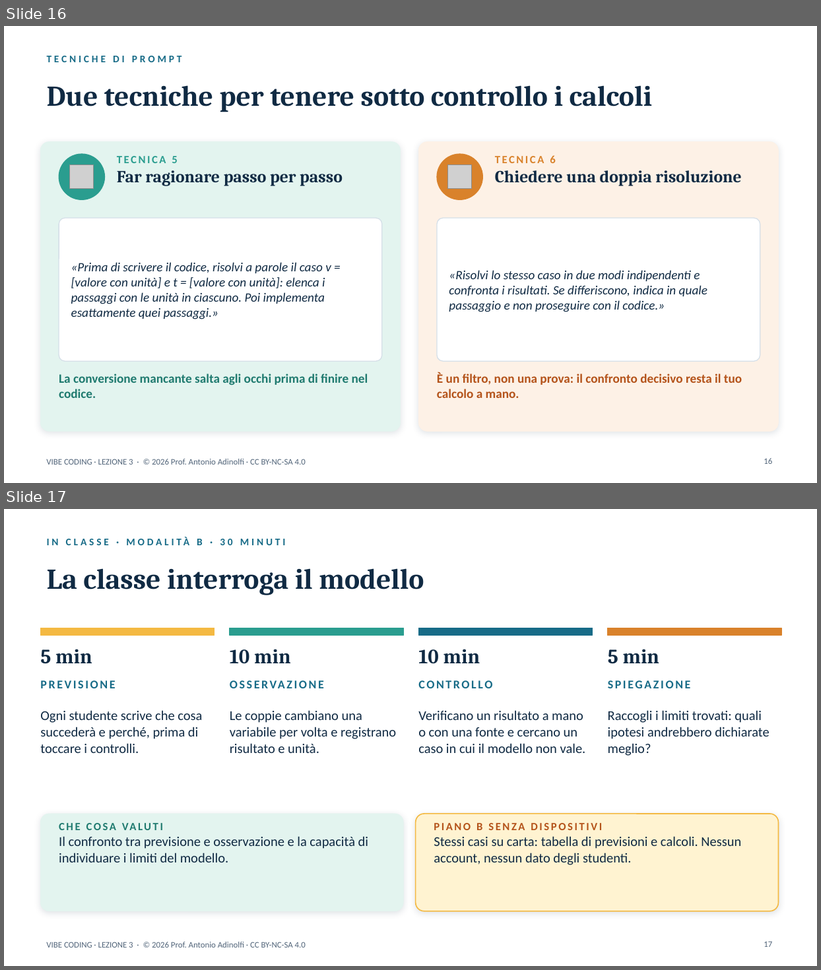
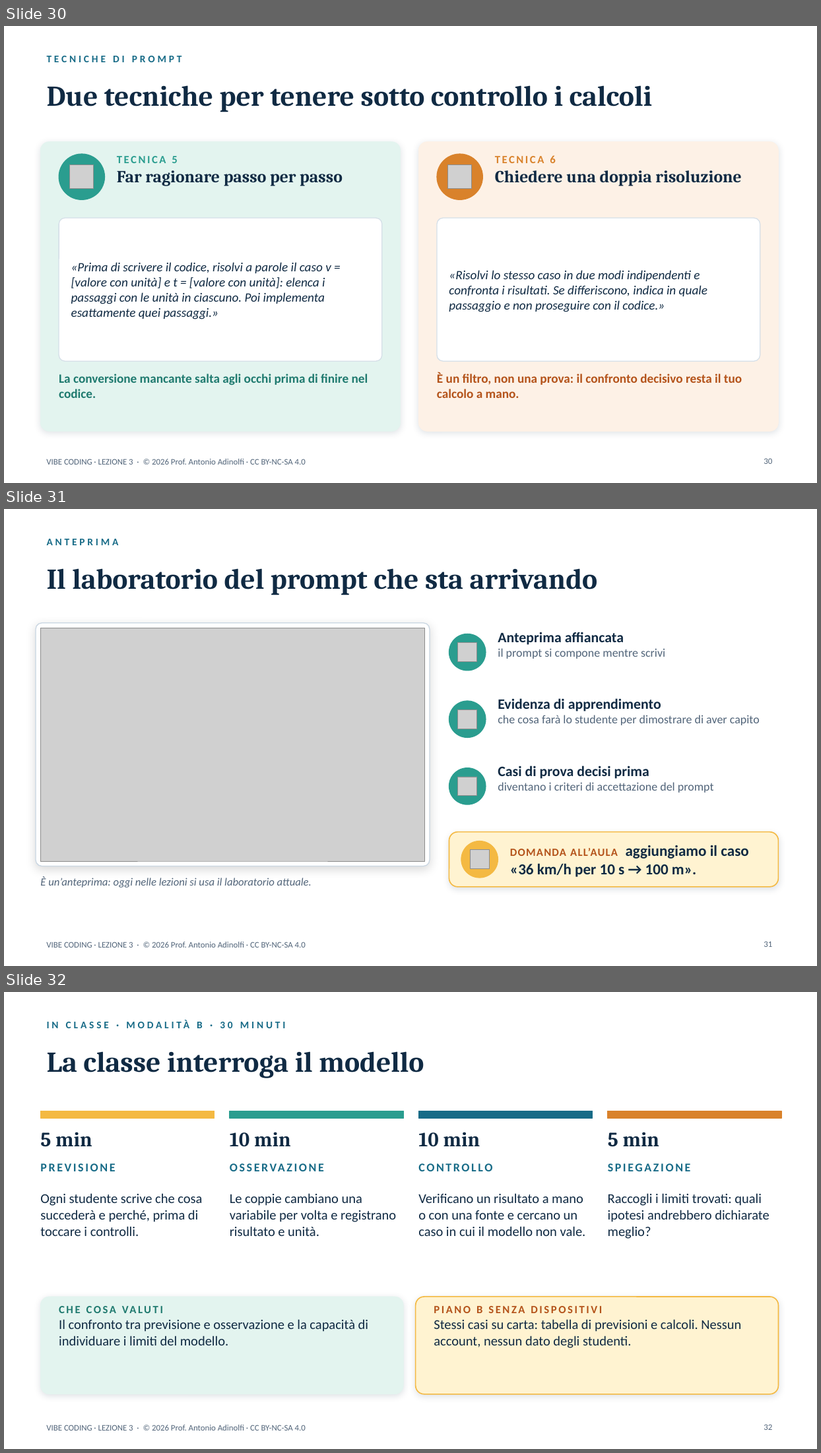
Before and after one commit to antonioadinolfi/scuola, a slide deck: corso-vibe-coding/materiali/Lezione_3_Vibe_Coding_Simulazioni.pptx. Shown one above the other, each under a label of ours: slides 16 and 17 before the commit, slides 30, 31 and 32 after it. The pictures are 821x970 and 821x1453 pixels, drawn with LibreOffice and Linux fonts; fonts in the diff are those of the drawing; grey boxes stand for pictures; background and template pictures are left out. Boxes give left, top, right and bottom in pixels: in the first picture for what was removed or moved away, otherwise in the second. Text is boxed around its words. In the diff, an @@ line names an element or a change of style, - is before the commit and + after.

```diff
--- a/corso-vibe-coding/materiali/Lezione_3_Vibe_Coding_Simulazioni.pptx
+++ b/corso-vibe-coding/materiali/Lezione_3_Vibe_Coding_Simulazioni.pptx
@@ slide 31 added at (x1=4, y1=509, x2=817, y2=966), background picture (left out); not listed: 1 template element that a slide beside it also shows @@
@@ text added at (x1=47, y1=539, x2=119, y2=545), 12 pt, text #176B87, bold @@
+ANTEPRIMA
@@ title added at (x1=47, y1=568, x2=598, y2=595), 34 pt, text #102A43, bold @@
+Il laboratorio del prompt che sta arrivando
@@ rounded rectangle added at (x1=36, y1=623, x2=430, y2=867), fill #FFFFFF, outline #C9D6E2 1 pt @@
@@ picture added at (x1=40, y1=628, x2=425, y2=861) @@
@@ ellipse added at (x1=450, y1=634, x2=486, y2=671), fill #2A9D8F, outline #2A9D8F 1 pt @@
@@ picture added at (x1=458, y1=642, x2=477, y2=661) @@
@@ text added at (x1=498, y1=632, x2=665, y2=659), 14 pt, text #52657A @@
+Anteprima affiancata
+il prompt si compone mentre scrivi
@@ ellipse added at (x1=450, y1=701, x2=486, y2=738), fill #2A9D8F, outline #2A9D8F 1 pt @@
@@ text added at (x1=498, y1=698, x2=760, y2=725), 14 pt, text #52657A @@
+Evidenza di apprendimento
+che cosa farà lo studente per dimostrare di aver capito
@@ picture added at (x1=458, y1=710, x2=477, y2=729) @@
@@ text added at (x1=498, y1=766, x2=714, y2=793), 14 pt, text #52657A @@
+Casi di prova decisi prima
+diventano i criteri di accettazione del prompt
@@ ellipse added at (x1=450, y1=768, x2=486, y2=805), fill #2A9D8F, outline #2A9D8F 1 pt @@
@@ picture added at (x1=458, y1=777, x2=477, y2=795) @@
@@ rounded rectangle added at (x1=450, y1=832, x2=779, y2=887), fill #FFF3D1, outline #F4B942 1.25 pt @@
@@ ellipse added at (x1=461, y1=842, x2=498, y2=878), fill #F4B942, outline #F4B942 1 pt @@
@@ text added at (x1=510, y1=845, x2=749, y2=877), 18 pt, text #102A43, bold @@
+DOMANDA ALL’AULA aggiungiamo il caso «36 km/h per 10 s → 100 m».
@@ picture added at (x1=470, y1=850, x2=489, y2=869) @@
@@ text added at (x1=40, y1=877, x2=312, y2=888), 13 pt, text #52657A, italic @@
+È un’anteprima: oggi nelle lezioni si usa il laboratorio attuale.
@@ page number added at (x1=764, y1=941, x2=772, y2=947), 10 pt, text #52657A @@
+31
@@ what was slide 16 is now slide 30 @@
@@ page number at (x1=764, y1=458, x2=772, y2=464): text changed @@
-16
+30
@@ what was slide 17 is now slide 32 @@
@@ page number at (x1=764, y1=1424, x2=772, y2=1430): text changed @@
-17
+32
```
Also in this commit, not shown: 14 other slides added, 2 other files.
